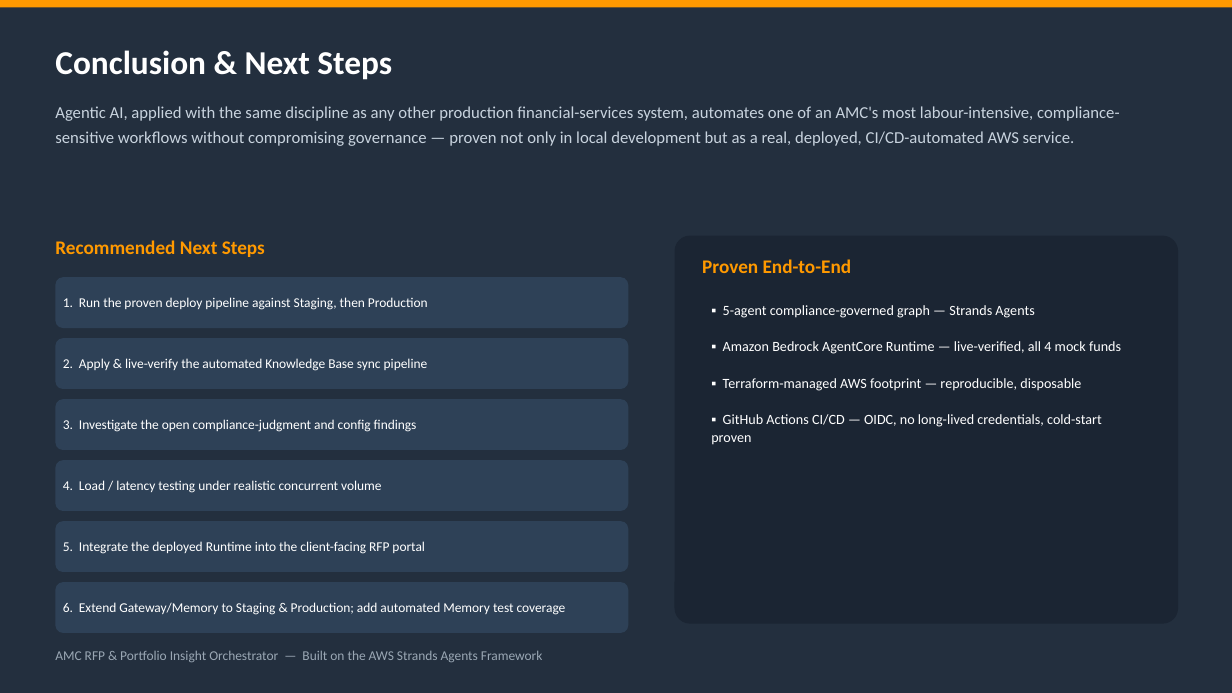
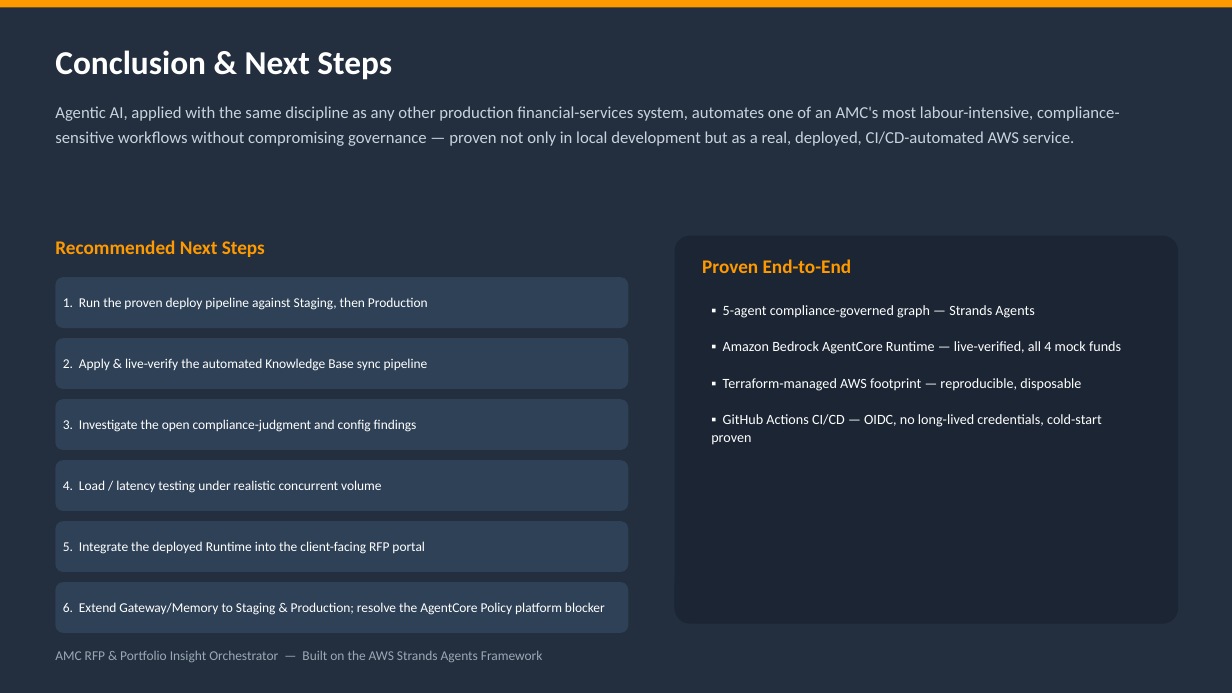
Before and after one commit to kombaraj-ai/uc02-mf-strands-agents-phase-04, a slide deck: slide 18 of docs/AMC_RFP_Orchestrator_Project_Phase01_Phase02_Phase03_Phase04.pptx. Drawn at 1232x693 pixels with LibreOffice and Linux fonts; fonts in the diff are those of the drawing. Boxes give left, top, right and bottom in pixels: in the first picture for what was removed or moved away, otherwise in the second. Text is boxed around its words. In the diff, an @@ line names an element or a change of style, - is before the commit and + after.

Commit message:
feat: implement AgentCore Policy (Cedar authorization), currently blocked by a real AWS issue
Adds a Cedar-based authorization layer (WS10) on top of the AgentCore
Gateway from WS8: a new agentcore-policy Terraform module (policy engine +
per-tool allow-list/input-validation policies), gateway/IAM wiring across
all three environments, and a GatewayPolicyDenialHookProvider so a denial
is reported honestly instead of fabricated or leaked to the client.

Terraform applies cleanly and was live-verified end to end, but attaching
the policy engine to the Gateway - even in log-only mode - makes every
tool call fail with a generic AWS-side InternalServerException, reproduced
consistently and confirmed not caller-identity-related. Policy stays
switched off (enable_policy=false) in dev pending resolution.

Also updates Execution-05.md, architecture.md, ci_cd_runbook.md, the
project report docx, and the Phase 04 deck to document the capability and
its known blocker.

```diff
--- a/docs/AMC_RFP_Orchestrator_Project_Phase01_Phase02_Phase03_Phase04.pptx
+++ b/docs/AMC_RFP_Orchestrator_Project_Phase01_Phase02_Phase03_Phase04.pptx
@@ text in rounded rectangle at box(63, 602, 605, 615): text changed @@
-6. Extend Gateway/Memory to Staging & Production; add automated Memory test coverage
+6. Extend Gateway/Memory to Staging & Production; resolve the AgentCore Policy platform blocker
```
Also in this commit, not shown: 3 other slides changed, 21 other files.
